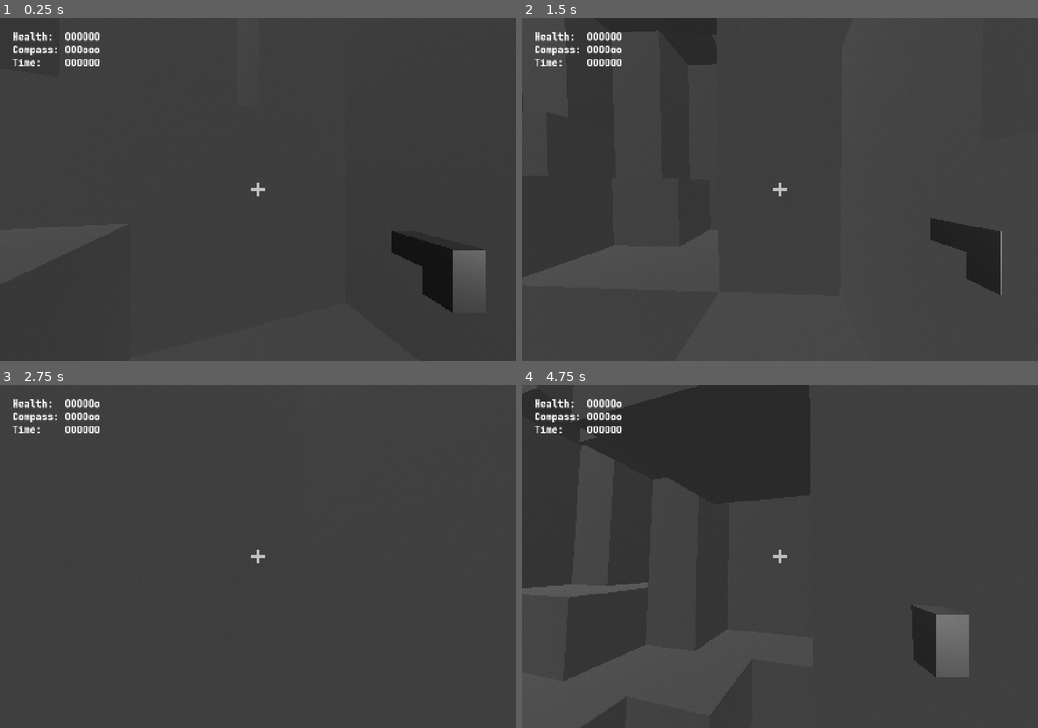
Above: before the commit, frames 1-4 (two rows, left to right).
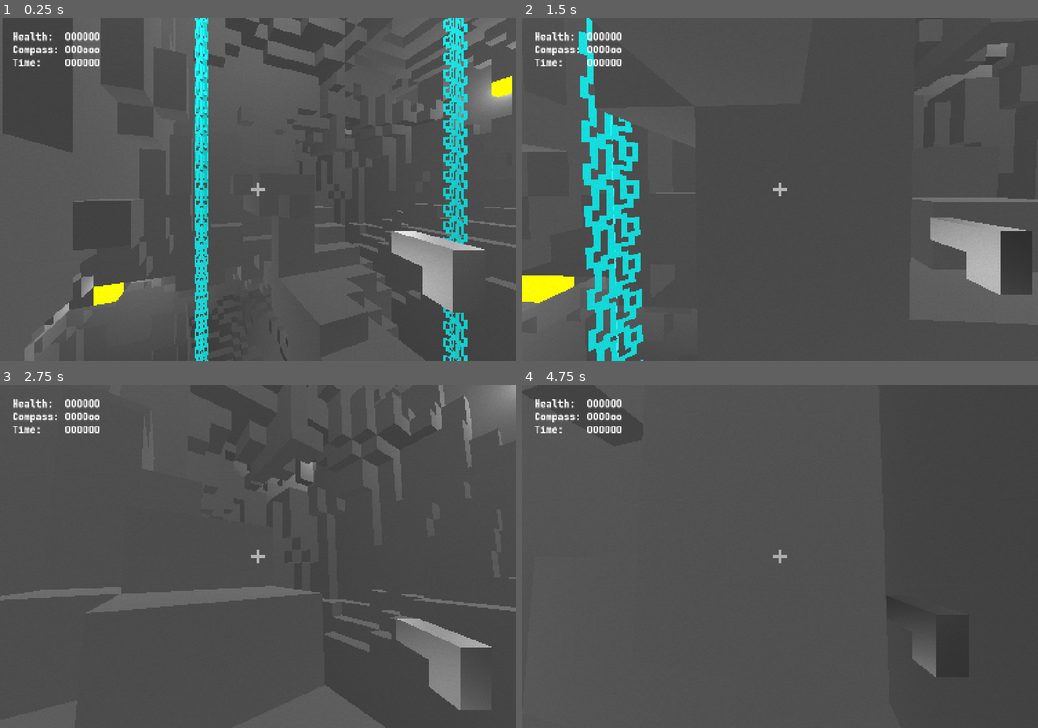
Above: after the commit, the same moments.

Repository: RoquefortCheese/AOU
Game: Godot game, scene res://main.tscn
Same seed, same stepped clock (60 frames per second), same inputs: the game is played once before the commit and once after it. The engine's default icon, where the game draws it, is replaced by a stand-in: a white triangle on a blue panel in a dark square.
Inputs (mouse positions are in pixels of both pictures, inside the frame that each line leads up to):
- Up to frame 1 (0.25 s): no input
- Up to frame 2 (1.5 s): tap Enter at 0.5 s; move the mouse to (805, 189) at 0.52 s; hold Up (forward) from 0.53 s (still down); click (805, 189) at 0.6 s; tap Space (jump) at 0.77 s; move the mouse to (754, 189) at 1.27 s; right-click (754, 189) at 1.35 s
- Up to frame 3 (2.75 s): keep holding Up (forward); tap Space (jump) at 1.52 s; move the mouse to (268, 549) at 2.02 s; tap Alt at 2.1 s
- Up to frame 4 (4.75 s): keep holding Up (forward); move the mouse to (774, 563) at 2.77 s; tap Shift at 2.85 s; tap Space (jump) at 3.02, 3.77, 4.52 s; move the mouse to (816, 559) at 3.52 s; click (816, 559) at 3.6 s; move the mouse to (738, 553) at 4.27 s; right-click (738, 553) at 4.35 s

The runs differ from the first frame. In frame 1, 39% of the frame differs, in the area x 0-100%, y 0-100%; in frame 2, 21%; in frame 3, 13%; in frame 4, 28%.

Commit message:
changed class system to enum system for modifiers

Diff:
--- a/anomaly.gd
+++ b/anomaly.gd
@@ -110,7 +110,7 @@
 	velocity.y *= exp(heightfriction) ** delta
 	velocity.x *= exp(flatfriction) ** delta
 	velocity.z *= exp(flatfriction) ** delta
-	if FastAnoms in Global.player.modifiers:
+	if Global.Modifier.FASTANOMS in Global.player.modifiers:
 		acceleration *= 2
 	velocity += acceleration * delta
 
--- a/chamber.gd
+++ b/chamber.gd
@@ -108,9 +108,9 @@
 	noise.seed = dice.randi()
 	noise.noise_type = FastNoiseLite.TYPE_SIMPLEX
 	noise.frequency = 0.2 / sqrt(size) * 2 ** dice.randf_range(-0.5, 0.5)
-	if LessSpace in Global.player.modifiers:
+	if Global.Modifier.LESSSPACE in Global.player.modifiers:
 		noise.frequency *= 2
-	if MoreSpace in Global.player.modifiers:
+	if Global.Modifier.MORESPACE in Global.player.modifiers:
 		noise.frequency *= 0.5
 	noise.fractal_octaves = 4
 
@@ -155,9 +155,40 @@
 	featureterrain()
 
 func featureterrain():
-	for modifier in Global.player.modifiers:
-		if modifier.modtype() == Global.ModifierType.TERRAIN:
-			modifier.generate()
+	if Global.Modifier.DOORPLANT in Global.player.modifiers:
+		var cuberadius = approxsidelen() * sqrt(3) / 4
+		for x in range(floor(doorpos.x - cuberadius), ceil(doorpos.x + cuberadius) + 1):
+			for y in range(floor(doorpos.y - cuberadius), ceil(doorpos.y + cuberadius) + 1):
+				for z in range(floor(doorpos.z - cuberadius), ceil(doorpos.z + cuberadius) + 1):
+					var point = Vector3(x, y, z)
+					if point == ground(point) and randf() < 0.25:
+						setvox(point, Global.Vox.DOORPLANT)
+	if Global.Modifier.PILLARVINE in Global.player.modifiers:
+		var candidates = []
+		var finalvines = []
+		for x in size:
+			for z in size:
+				var streak = []
+				for y in size:
+					var point = Vector3(x, y, z)
+					if not issolid(point) and point != doorpos:
+						streak.append(point)
+					else:
+						if len(streak) >= approxsidelen():
+							candidates.append(streak)
+						streak = []
+		candidates.shuffle()
+		for vine in candidates:
+			var distant = true
+			for finalist in finalvines:
+				if Global.dist(vine[0], finalist[0]) < 16:
+					distant = false
+					break
+			if distant:
+				finalvines.append(vine)
+		for vine in finalvines:
+			for point in vine:
+				setvox(point, Global.Vox.PILLARVINE)
 
 func placedoor():
 	door = doorscene.instantiate()
--- a/doorplant.gd
+++ /dev/null
@@ -1,16 +0,0 @@
-extends Modifier
-class_name DoorPlant
-
-static func modtype():
-	return Global.ModifierType.TERRAIN
-
-static func generate():
-	var cham = Global.chamber
-	var doorpos = cham.doorpos
-	var cuberadius = cham.approxsidelen() * sqrt(3) / 4
-	for x in range(floor(doorpos.x - cuberadius), ceil(doorpos.x + cuberadius) + 1):
-		for y in range(floor(doorpos.y - cuberadius), ceil(doorpos.y + cuberadius) + 1):
-			for z in range(floor(doorpos.z - cuberadius), ceil(doorpos.z + cuberadius) + 1):
-				var point = Vector3(x, y, z)
-				if point == cham.ground(point) and randf() < 0.25:
-					cham.setvox(point, Global.Vox.DOORPLANT)
--- a/fastanoms.gd
+++ /dev/null
@@ -1,5 +0,0 @@
-extends Modifier
-class_name FastAnoms
-
-static func modtype():
-	return Global.ModifierType.ANOMALOUS
--- a/global.gd
+++ b/global.gd
@@ -6,7 +6,7 @@
 @export var meshtypes: Dictionary[Vox, MeshType]
 enum EquipmentType {PISTOL}
 @export var equipment: Dictionary[EquipmentType, PackedScene]
-enum ModifierType {TERRAIN, METATERRAIN, ANOMALOUS}
+enum Modifier {DOORPLANT, PILLARVINE, MORESPACE, LESSSPACE, FASTANOMS}
 
 var worldseed: int
 var player: CharacterBody3D
--- a/lessspace.gd
+++ /dev/null
@@ -1,5 +0,0 @@
-extends Modifier
-class_name LessSpace
-
-static func modtype():
-	return Global.ModifierType.METATERRAIN
--- a/modifier.gd
+++ /dev/null
@@ -1,3 +0,0 @@
-@abstract
-extends Node
-class_name Modifier
--- a/morespace.gd
+++ /dev/null
@@ -1,5 +0,0 @@
-extends Modifier
-class_name MoreSpace
-
-static func modtype():
-	return Global.ModifierType.METATERRAIN
--- a/pillarvine.gd
+++ /dev/null
@@ -1,33 +0,0 @@
-extends Modifier
-class_name PillarVine
-
-static func modtype():
-	return Global.ModifierType.TERRAIN
-
-static func generate():
-	var cham = Global.chamber
-	var candidates = []
-	var finalvines = []
-	for x in cham.size:
-		for z in cham.size:
-			var streak = []
-			for y in cham.size:
-				var point = Vector3(x, y, z)
-				if not cham.issolid(point) and point != cham.doorpos:
-					streak.append(point)
-				else:
-					if len(streak) >= cham.approxsidelen():
-						candidates.append(streak)
-					streak = []
-	candidates.shuffle()
-	for vine in candidates:
-		var distant = true
-		for finalist in finalvines:
-			if Global.dist(vine[0], finalist[0]) < 16:
-				distant = false
-				break
-		if distant:
-			finalvines.append(vine)
-	for vine in finalvines:
-		for point in vine:
-			cham.setvox(point, Global.Vox.PILLARVINE)
--- a/player.gd
+++ b/player.gd
@@ -7,7 +7,7 @@
 const acc = cruisespeed * -friction
 
 var equipment: Dictionary[String, Variant]
-var modifiers: Array[Script] = [LessSpace, FastAnoms]
+var modifiers: Array[Global.Modifier] = [Global.Modifier.PILLARVINE]
 var health: int
 var pan: Vector3
 
--- a/set.gd
+++ /dev/null
@@ -1,15 +0,0 @@
-extends Node
-class_name Set
-#  no built-in set class
-#  this is actually just a dictionary disguised as a set
-
-var values: Dictionary[Variant, bool]
-
-func add(value: Variant):
-	values[value] = true
-
-func del(value: Variant):
-	values.erase(value)
-
-func has(value: Variant):
-	return value in values
Not shown, removed: doorplant.gd.uid
Not shown, removed: fastanoms.gd.uid
Not shown, removed: lessspace.gd.uid
Not shown, removed: modifier.gd.uid
Not shown, removed: morespace.gd.uid
Not shown, removed: pillarvine.gd.uid
Not shown, removed: set.gd.uid
